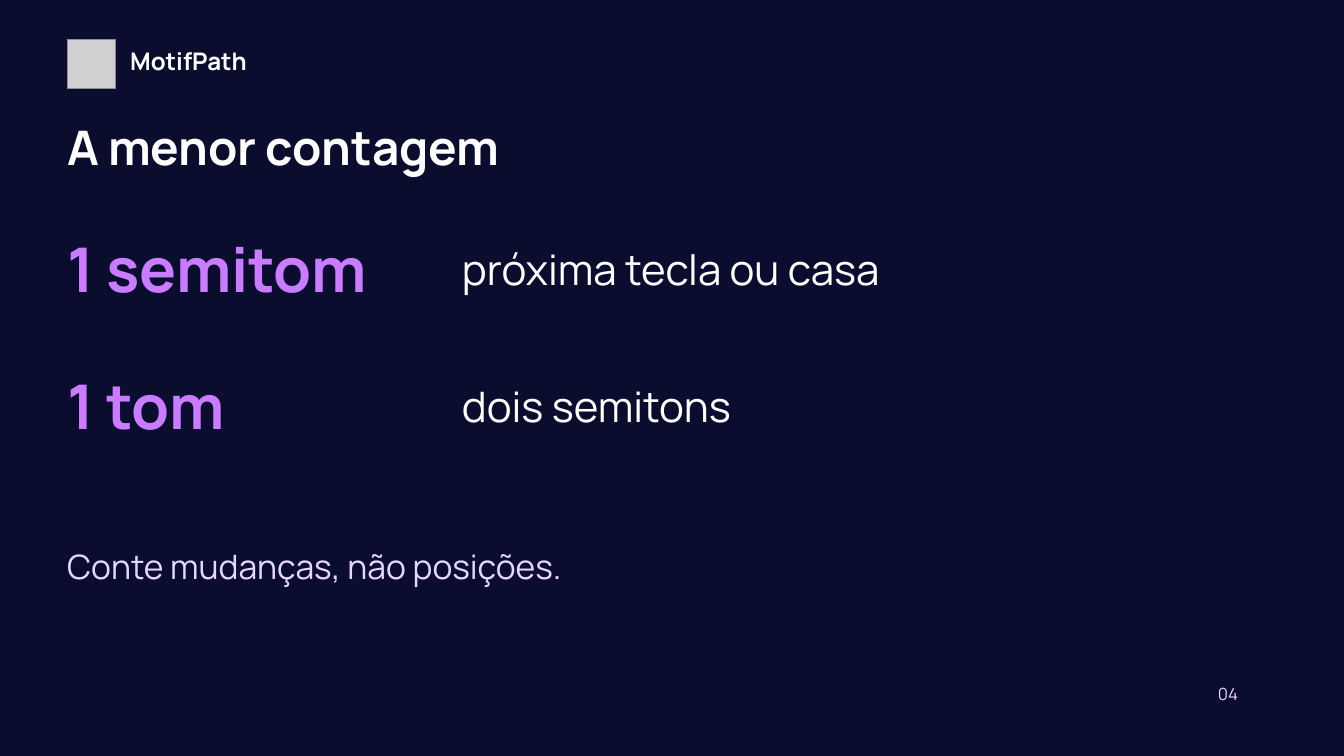
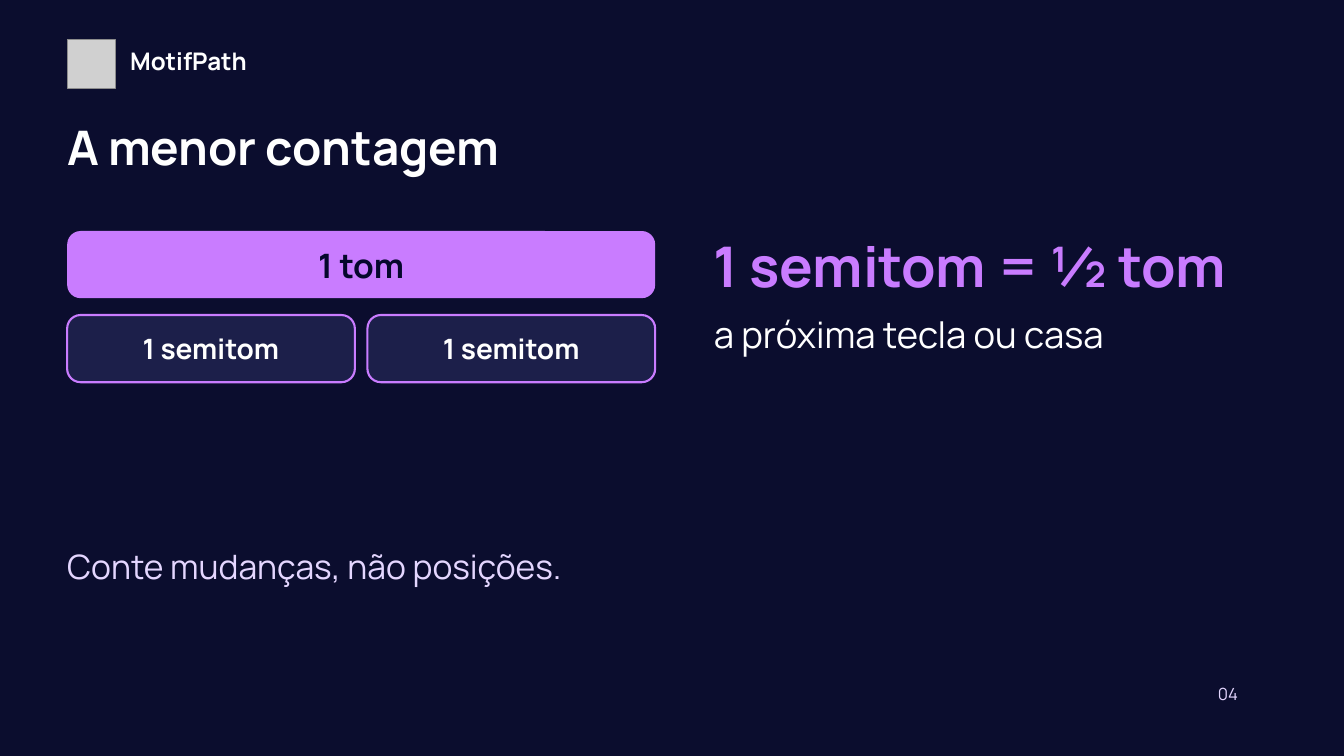
Before and after one commit to motifpath/motifpath-specs, a slide deck: slide 4 of curriculum/content/first-notes/slides/lesson-b.pt-BR.pptx. Drawn at 1344x756 pixels with LibreOffice and Linux fonts; fonts in the diff are those of the drawing; grey boxes stand for pictures. Boxes give left, top, right and bottom in pixels: in the first picture for what was removed or moved away, otherwise in the second. Text is boxed around its words. In the diff, an @@ line names an element or a change of style, - is before the commit and + after.

```diff
--- a/curriculum/content/first-notes/slides/lesson-b.pt-BR.pptx
+++ b/curriculum/content/first-notes/slides/lesson-b.pt-BR.pptx
@@ rounded rectangle "1 tom": place and size @@
-rounded rectangle "1 tom" at <box>67,247,367,293</box>
+rounded rectangle "1 tom" at <box>68,231,655,298</box>
@@ rounded rectangle "1 tom" at <box>68,231,655,298</box>: vertical alignment top to middle; fill none to #C97CFF @@
@@ text in rounded rectangle at <box>318,253,405,279</box>: text changed; size 44 to 24 pt; text colour #C97CFF to #05072C @@
-1 semitom
+1 tom
@@ text at <box>714,246,1227,357</box>: text changed; size 30 to 26 pt @@
-próxima tecla ou casa
+1 semitom = ½ tom
+a próxima tecla ou casa
@@ rounded rectangle added at <box>68,315,355,382</box>, fill #1C1F4A, outline #C97CFF 1.5 pt, 20 pt, text #FFFFFF, bold @@
+1 semitom
@@ rounded rectangle "1 semitom": place and size @@
-rounded rectangle "1 semitom" at <box>67,384,224,430</box>
+rounded rectangle "1 semitom" at <box>368,315,655,382</box>
@@ rounded rectangle "1 semitom" at <box>368,315,655,382</box>: vertical alignment top to middle; fill none to #1C1F4A; outline none to #C97CFF 1.5 pt @@
@@ text in rounded rectangle at <box>443,338,580,360</box>: text changed; size 44 to 20 pt; text colour #C97CFF to #FFFFFF @@
-1 tom
+1 semitom
@@ text removed at <box>462,391,731,423</box> @@
-dois semitons
```
Also in this commit, not shown: 5 other slides changed, 7 other files.
